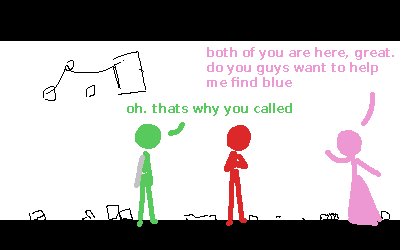
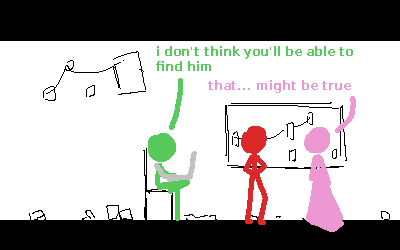
The second 400x250 image is a revision of the first. Changes to its layers:
added group "Layer Group" with 10 layers above "29-33" over (143, 46, 385, 232)
added layer "i don't think you'll be able t..." in group "Layer Group" over (156, 46, 353, 71)
added layer "that... might be true" in group "Layer Group" over (208, 80, 351, 93)
added layer "frame #8" in group "Layer Group" over (148, 78, 356, 232)
added layer "frame #5" in group "Layer Group" over (143, 102, 347, 226)
added group "29-33" with 16 layers above "Background" over (127, 46, 394, 227)
hid "both of you are here, great. ...", moved it into group "29-33" over (207, 47, 394, 87)
hid "oh. thats why you called", moved it into group "29-33" over (127, 103, 292, 116)
hid "frame #4", moved it into group "29-33" over (134, 92, 382, 227)
